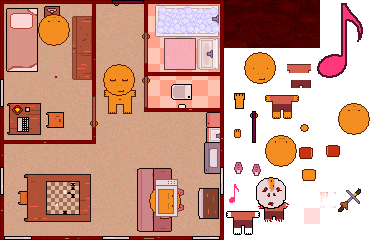
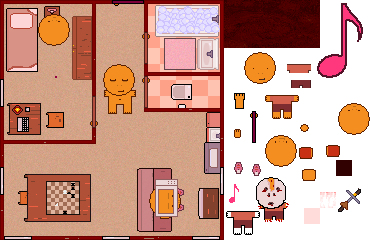
Layers edited between the first and the second 370×240 image:
painted on "Layer 72" over [328, 192, 336, 208]
added layer "Layer 73" above "Layer 63" over [336, 160, 352, 176]
